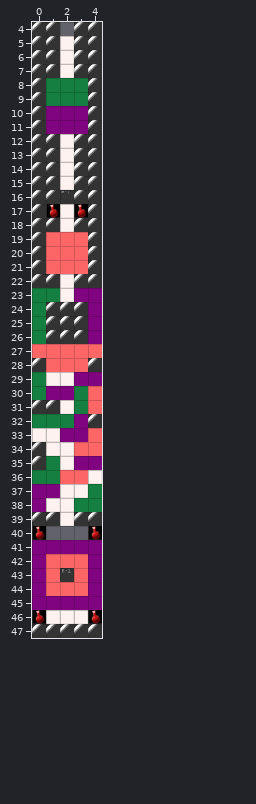
Tiled map: Dri/Resources/tilemap/floor001.tmx. Above, as it was before the edit.
Cells are 60x60 px. Shown: x 0..4, y 4..47.
Now the later version:
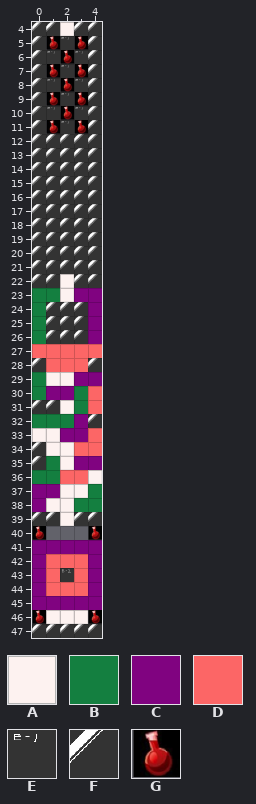
Key: from "floor1": A 1 "1000", B 2 "1001", C 3 "1002", D 4 "1003", E 5 "2000", F 7 "1999", G 8 "3000".
_ is an empty cell.
Changes in this commit:
Layer "main":
y 4: x 2 _ -> A
y 5: x 1..3 FAF -> GEG
y 6: x 1..3 FAF -> EGE
y 7: x 1..3 FAF -> GEG
y 8: x 1..3 BBB -> EGE
y 9: x 1..3 BBB -> GEG
y 10: x 1..3 CCC -> EGE
y 11: x 1..3 CCC -> GEG
y 12..15: x 2 A -> F
y 16: x 2 E -> F
y 17: x 1..3 GAG -> FFF
y 18: x 2 A -> F
y 19..21: x 1..3 DDD -> FFF
